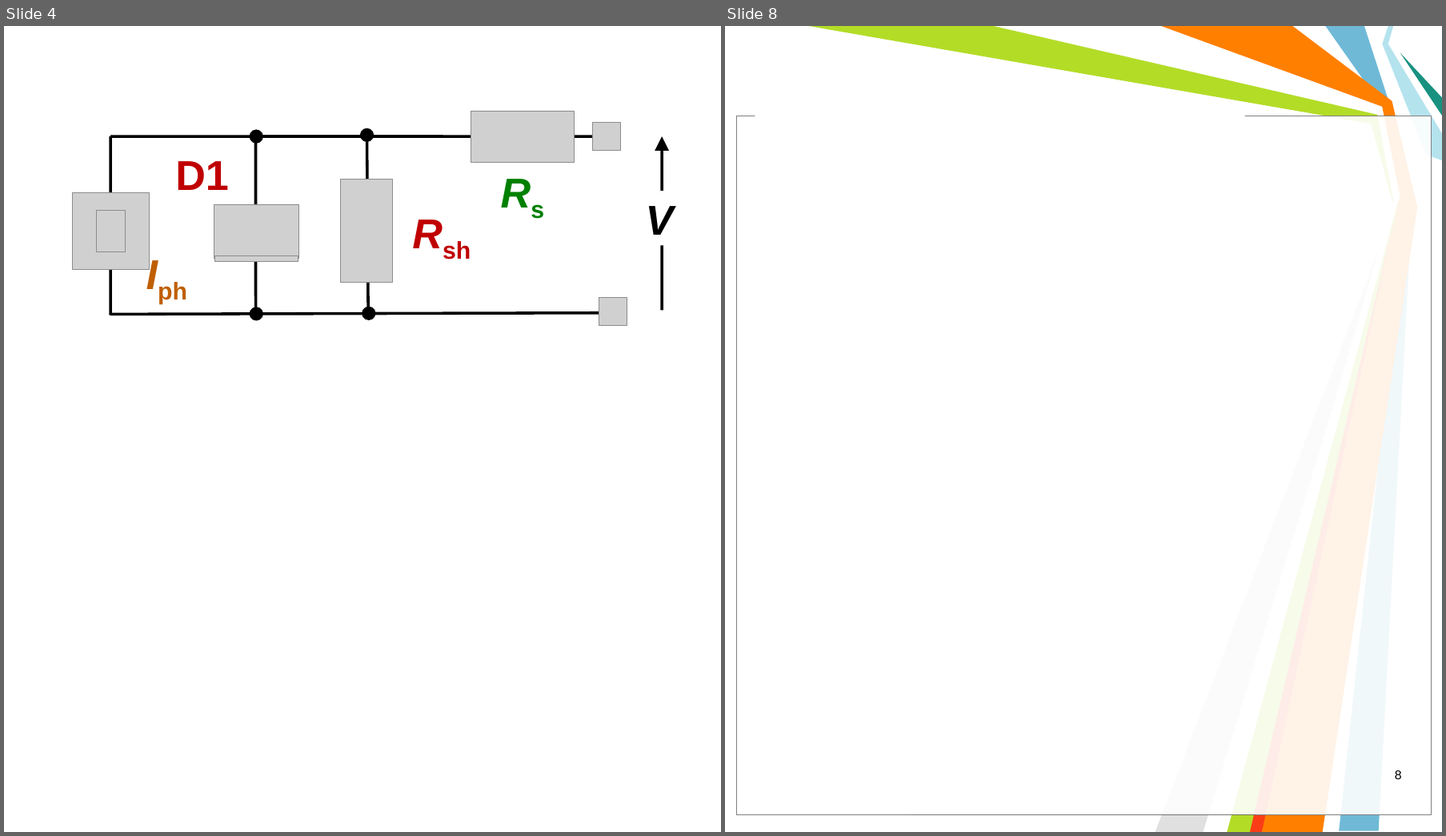
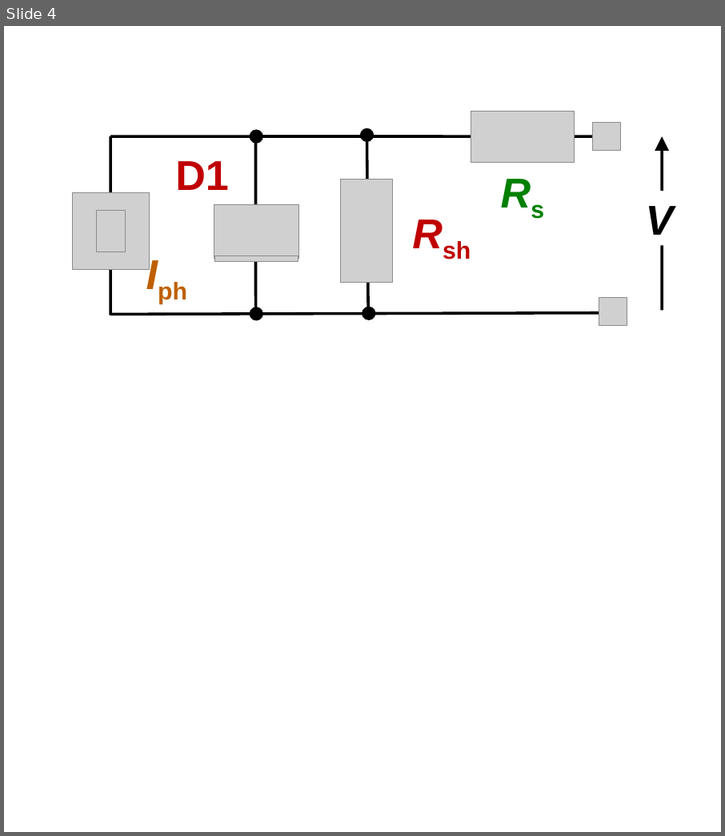
Before and after one commit to l432/NMK, a slide deck: Lecture/DAAD/Less01.ppt. Shown side by side, each under a label of ours: slides 4 and 8 before the commit, slide 4 after it; the slides between them are not shown. The pictures are 1446x836 and 725x836 pixels, drawn with LibreOffice and Linux fonts; fonts in the diff are those of the drawing; grey boxes stand for pictures; background and template pictures are left out. Boxes give left, top, right and bottom in pixels: in the first picture for what was removed or moved away, otherwise in the second. Text is boxed around its words. In the diff, an @@ line names an element or a change of style, - is before the commit and + after.

```diff
--- a/Lecture/DAAD/Less01.ppt
+++ b/Lecture/DAAD/Less01.ppt
@@ slide 8 removed at <box>725,26,1442,832</box>, background #FFFFFF @@
@@ freeform shape removed at <box>809,26,1400,832</box> @@
@@ freeform shape removed at <box>994,26,1399,832</box> @@
@@ freeform shape removed at <box>1161,26,1417,832</box> @@
@@ freeform shape removed at <box>1325,26,1411,831</box> @@
@@ freeform shape removed at <box>1382,26,1442,160</box> @@
@@ freeform shape removed at <box>1400,53,1442,116</box> @@
@@ rectangle removed at <box>736,116,1431,815</box> @@
@@ rectangle removed at <box>736,116,1431,815</box> @@
@@ rectangle removed at <box>755,106,1245,124</box> @@
@@ freeform shape removed at <box>1155,220,1390,832</box> @@
@@ freeform shape removed at <box>1250,223,1393,832</box> @@
@@ page number removed at <box>1395,771,1402,780</box> @@
-8
```
Also in this commit, not shown: 1 slide changed, 3 slides added, 4 other files.
